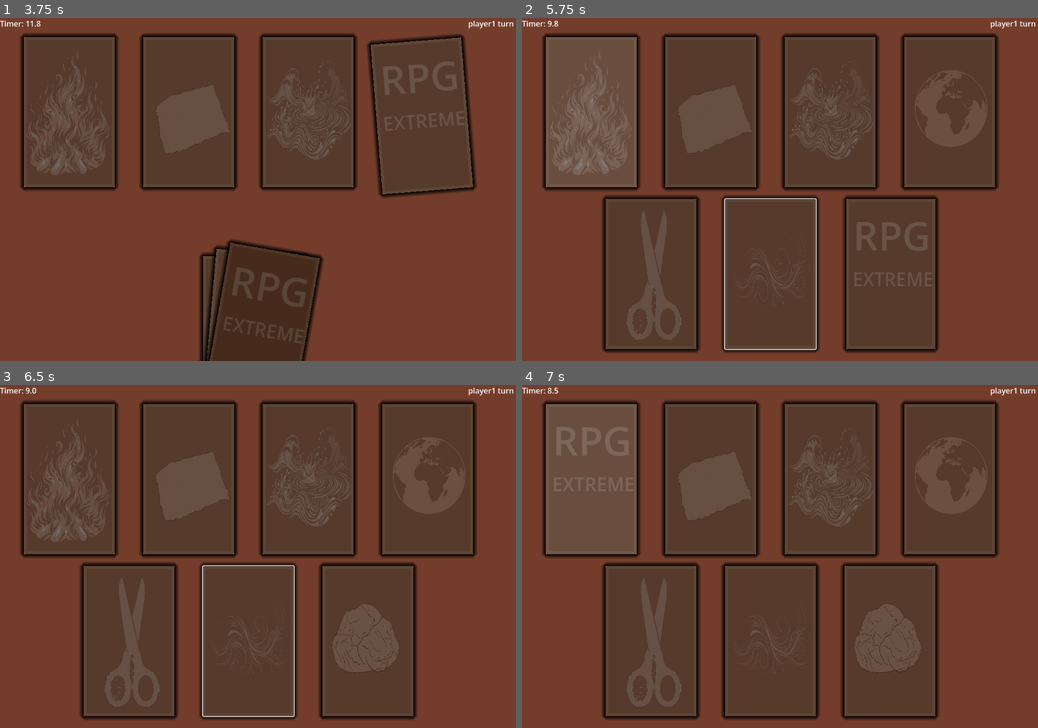
Above: before the commit, frames 1-4 (two rows, left to right).
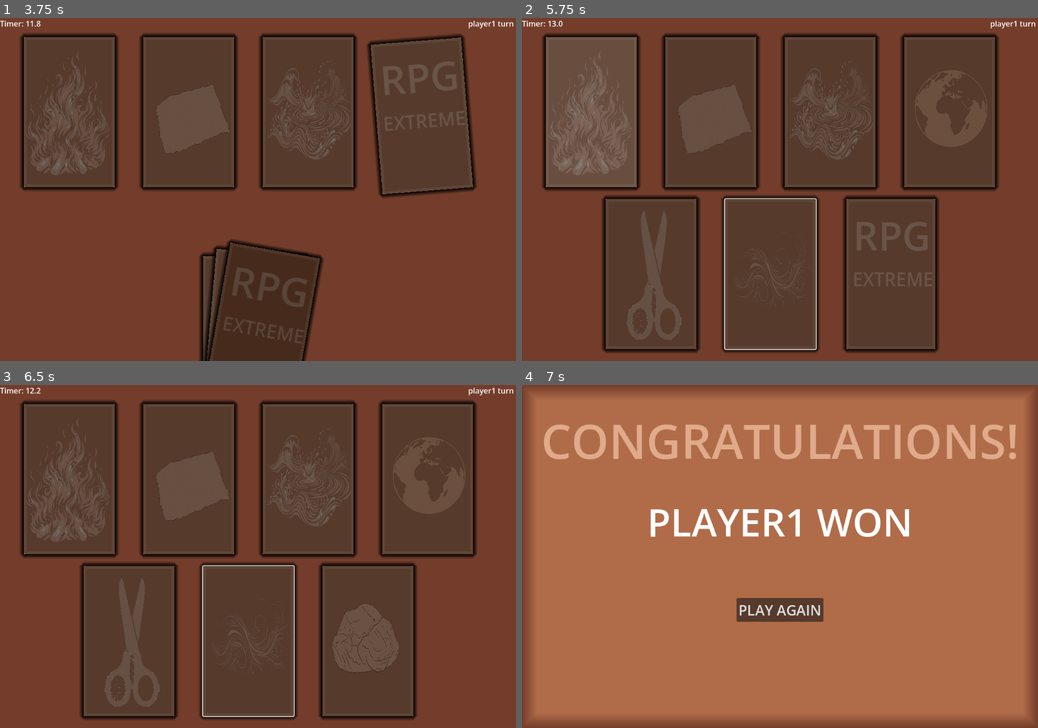
Above: after the commit, the same moments.

Repository: smkillerz777-star/RPS-Extreme
Game: Godot game, scene res://main_menu.tscn
Same seed, same stepped clock (60 frames per second), same inputs: the game is played once before the commit and once after it.
Inputs (mouse positions are in pixels of both pictures, inside the frame that each line leads up to):
- Up to frame 1 (3.75 s): click "PLAY" at 0.5 s; tap Enter at 1.25 s; move the mouse to (371, 172) at 1.27 s; hold Right 1.28-2.03 s; tap Alt at 1.35, 2.85 s; click (371, 172) at 1.42 s; move the mouse to (154, 206) at 2.02 s; hold Down 2.03-2.78 s; tap Shift at 2.1, 3.6 s; move the mouse to (309, 114) at 2.77 s; hold Right 2.78-3.53 s; move the mouse to (232, 258) at 3.52 s; hold Up from 3.53 s (still down); click (232, 258) at 3.67 s
- Up to frame 2 (5.75 s): move the mouse to (934, 240) at 4.27 s; release Up at 4.28 s; hold Left from 4.28 s (still down); tap Alt at 4.35 s; move the mouse to (625, 138) at 5.02 s; tap Shift at 5.1 s
- Up to frame 3 (6.5 s): move the mouse to (283, 556) at 5.77 s; release Left at 5.78 s; hold Down from 5.78 s (still down); tap Alt at 5.85 s; click (283, 556) at 5.92 s
- Up to frame 4 (7 s): release Down at 6.5 s; click (589, 477) at 6.5 s

Frame 1 is identical in both runs. In frame 2, less than 0.1% of the frame differs, in the area x 5-8%, y 0-3%; in frame 3, less than 0.1%; in frame 4, 93%, in the area x 0-100%, y 0-99%.

Commit message:
added game_over scene
removed the condition check at on_timer_timeout because it was causing problem when the match game becomes greater than max match game due to tie . also added the one more match in case of tie between player at the end of max match game

Diff:
--- /dev/null
+++ b/rps-extreme/game_over.gd
@@ -0,0 +1,10 @@
+extends Control
+
+func _ready():
+    $Label2.text = global.winner.to_upper() + " WON"
+
+func _on_button_pressed() -> void:
+    global.score1 = 0
+    global.score2 = 0
+    global.time_past = 0
+    get_tree().change_scene_to_file("res://main_game.tscn")
--- /dev/null
+++ b/rps-extreme/game_over.tscn
@@ -0,0 +1,79 @@
+[gd_scene format=3 uid="uid://bcwlxb62k5o8g"]
+
+[ext_resource type="Script" uid="uid://dqholqfmm52jo" path="res://game_over.gd" id="1_y26ei"]
+
+[sub_resource type="StyleBoxFlat" id="StyleBoxFlat_xapjj"]
+bg_color = Color(0.6901961, 0.42352942, 0.28627452, 1)
+border_width_left = 32
+border_width_top = 32
+border_width_right = 32
+border_width_bottom = 32
+border_color = Color(0.45490196, 0.23921569, 0.16862746, 1)
+border_blend = true
+
+[node name="game_over" type="Control" unique_id=585083125]
+layout_mode = 3
+anchors_preset = 15
+anchor_right = 1.0
+anchor_bottom = 1.0
+grow_horizontal = 2
+grow_vertical = 2
+script = ExtResource("1_y26ei")
+
+[node name="Panel" type="Panel" parent="." unique_id=1179638389]
+layout_mode = 1
+anchors_preset = 15
+anchor_right = 1.0
+anchor_bottom = 1.0
+grow_horizontal = 2
+grow_vertical = 2
+theme_override_styles/panel = SubResource("StyleBoxFlat_xapjj")
+
+[node name="Label" type="Label" parent="." unique_id=1910377374]
+layout_mode = 1
+anchors_preset = -1
+anchor_left = 0.5
+anchor_top = 0.067
+anchor_right = 0.5
+anchor_bottom = 0.067
+offset_left = -500.5
+offset_right = 500.5
+offset_bottom = 137.0
+grow_horizontal = 2
+theme_override_colors/font_color = Color(0.8784314, 0.67058825, 0.54509807, 1)
+theme_override_font_sizes/font_size = 100
+text = "CONGRATULATIONS!"
+
+[node name="Label2" type="Label" parent="." unique_id=898433744]
+layout_mode = 1
+anchors_preset = -1
+anchor_left = 0.5
+anchor_top = 0.399
+anchor_right = 0.5
+anchor_bottom = 0.399
+offset_left = -56.0
+offset_top = -11.5
+offset_right = 56.0
+offset_bottom = 11.5
+grow_horizontal = 2
+grow_vertical = 2
+theme_override_font_sizes/font_size = 80
+text = "PLAYER1 WON"
+
+[node name="Button" type="Button" parent="." unique_id=529808244]
+layout_mode = 1
+anchors_preset = -1
+anchor_left = 0.5
+anchor_top = 0.656
+anchor_right = 0.5
+anchor_bottom = 0.656
+offset_left = -50.5
+offset_top = -15.5
+offset_right = 50.5
+offset_bottom = 15.5
+grow_horizontal = 2
+grow_vertical = 2
+theme_override_font_sizes/font_size = 30
+text = "PLAY AGAIN"
+
+[connection signal="pressed" from="Button" to="." method="_on_button_pressed"]
--- a/rps-extreme/global.gd
+++ b/rps-extreme/global.gd
@@ -8,3 +8,4 @@
 var player1 = "player1"
 var player2 = "player2"
 var time_past = 0.0
+var winner = "player1"
--- a/rps-extreme/main_game.gd
+++ b/rps-extreme/main_game.gd
@@ -1,8 +1,8 @@
 extends Control
 var element_selected = 0
-var max_element_selected = 3
+var max_element_selected = 1
 var match_game = 1
-var max_match_game = 2
+var max_match_game = 1
 var turn = 1
 var selected = []
 var tween
@@ -21,7 +21,7 @@
 		element_selected=0
 
 func _on_timer_timeout() -> void:
-	if(turn==1 and match_game<=max_match_game):
+	if(turn==1):
 		turn = 2
 		global.selected1 = selected
 		selected = []
@@ -130,8 +130,10 @@
 	print(score2)
 	if(score1>score2):
 		label_animation(global.player1 + " won")
+		global.score1 += 1
 	elif(score2>score1):
 		label_animation(global.player2 + " won")
+		global.score2 += 1
 	else:
 		label_animation("tie")
 	if(match_game<=max_match_game):
@@ -139,6 +141,18 @@
 		score1 = 0
 		score2 = 0
 		selection_start()
+	else:
+		if(global.score1>global.score2):
+			global.winner = global.player1
+			game_over()
+		elif(global.score2>global.score1):
+			global.winner = global.player2
+			game_over()
+		else:
+			label_animation(global.player1 + " turn")
+			score1 = 0
+			score2 = 0
+			selection_start()
 
 func fight(element1,element2):
 	if(element1==0):
@@ -199,3 +213,6 @@
 	tween.tween_property($Label,"visible",true,0.15)
 	tween.tween_property($Label,"theme_override_font_sizes/font_size",16,0.15)
 	tween.tween_property($Label,"position",Vector2(980,0),0.15)
+
+func game_over():
+	get_tree().change_scene_to_file("res://game_over.tscn")
Not shown, added: rps-extreme/game_over.gd.uid
